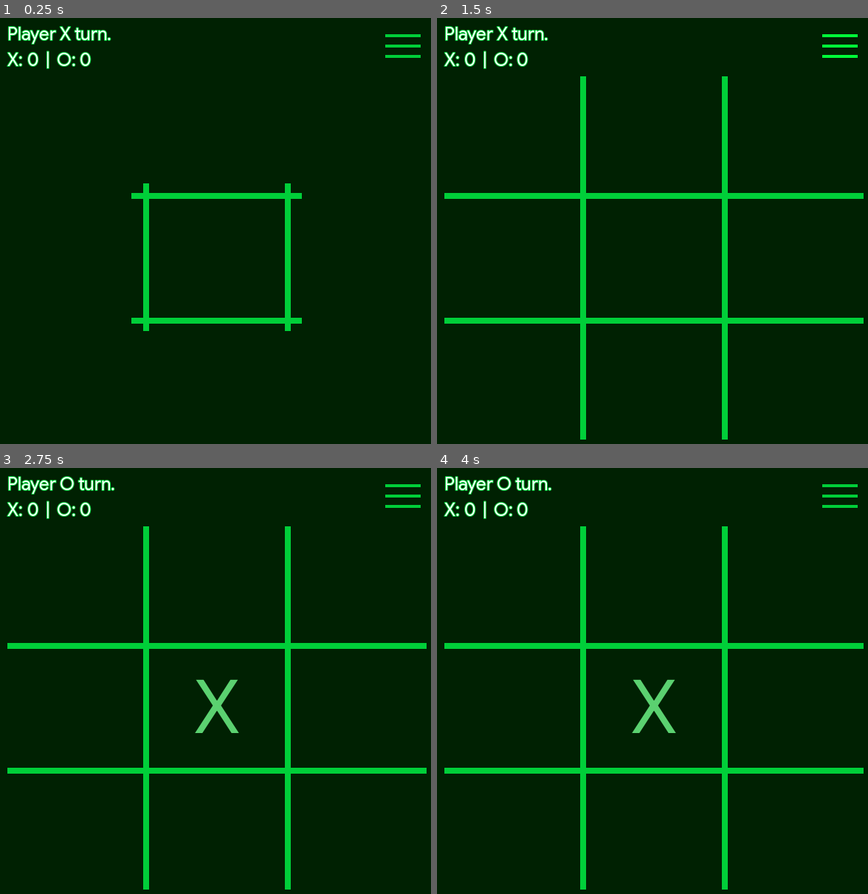
Above: before the commit, frames 1-4 (two rows, left to right).
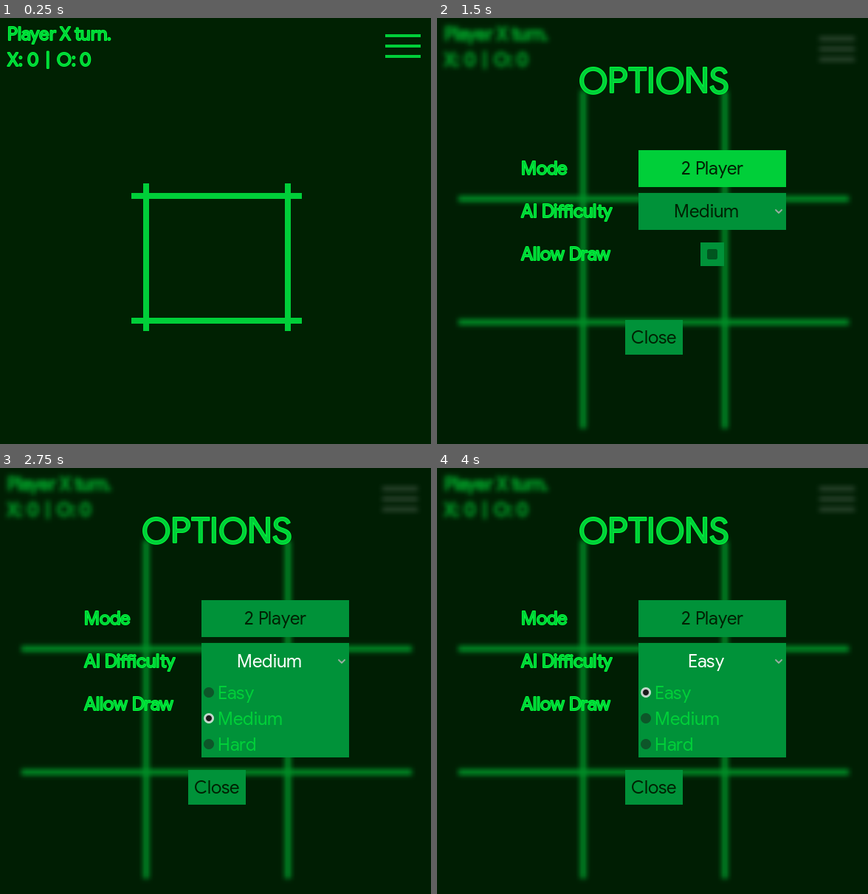
Above: after the commit, the same moments.

Repository: kevincabanilla/tic-tac-toe
Game: Godot game, scene res://scenes/main/main.tscn
Same seed, same stepped clock (60 frames per second), same inputs: the game is played once before the commit and once after it.
Inputs (mouse positions are in pixels of both pictures, inside the frame that each line leads up to; where the layout moved, square brackets give the same spot in the first picture):
- Up to frame 1 (0.25 s): no input
- Up to frame 2 (1.5 s): click (837, 47) at 0.52 s; click (712, 167) [837, 47] at 1.25 s
- Up to frame 3 (2.75 s): click (275, 659) at 2 s, where only the run after the commit has a clickable "Medium"
- Up to frame 4 (4 s): click (712, 702) at 2.77 s; click (712, 659) at 3.5 s, where only the run after the commit has a clickable "Easy"

The runs differ from the first frame. In frame 1, 0.7% of the frame differs, in the area x 1-26%, y 1-12%; in frame 2, 17%; in frame 3, 23%, in the area x 1-99%, y 1-99%; in frame 4, 23%.

Commit message:
add options menu

Diff:
--- a/resources/theme/default_theme.tres
+++ b/resources/theme/default_theme.tres
@@ -1,4 +1,24 @@
 [gd_resource type="Theme" format=3 uid="uid://bctcy3srhnubg"]
+
+[sub_resource type="StyleBoxFlat" id="StyleBoxFlat_s0vld"]
+content_margin_left = 8.0
+content_margin_top = 8.0
+content_margin_right = 8.0
+content_margin_bottom = 8.0
+bg_color = Color(0, 0.8117647, 0.22352941, 1)
+
+[sub_resource type="StyleBoxFlat" id="StyleBoxFlat_51kgw"]
+content_margin_left = 8.0
+content_margin_top = 8.0
+content_margin_right = 8.0
+content_margin_bottom = 8.0
+bg_color = Color(0, 0.57254905, 0.22352941, 1)
+
+[sub_resource type="StyleBoxFlat" id="StyleBoxFlat_0brrd"]
+bg_color = Color(0, 0.57254905, 0.22352941, 1)
+
+[sub_resource type="StyleBoxFlat" id="StyleBoxFlat_71o3v"]
+bg_color = Color(0, 0.57254905, 0.22352941, 1)
 
 [sub_resource type="StyleBoxFlat" id="StyleBoxFlat_bi5eh"]
 bg_color = Color(0.6, 0.6, 0.6, 0)
@@ -12,8 +32,29 @@
 [sub_resource type="StyleBoxFlat" id="StyleBoxFlat_ltdrk"]
 bg_color = Color(0.6, 0.6, 0.6, 0)
 
+[sub_resource type="StyleBoxFlat" id="StyleBoxFlat_bblwh"]
+bg_color = Color(0, 0.8117647, 0.22352941, 1)
+
+[sub_resource type="StyleBoxFlat" id="StyleBoxFlat_immc1"]
+bg_color = Color(0, 0.57254905, 0.22352941, 1)
+
 [resource]
 default_font_size = 24
+Button/colors/font_color = Color(0, 0.12941177, 0.007843138, 1)
+Button/colors/font_hover_color = Color(0, 0.12941177, 0.007843138, 1)
+Button/colors/font_pressed_color = Color(0, 0.12941177, 0.007843138, 1)
+Button/font_sizes/font_size = 24
+Button/styles/focus = SubResource("StyleBoxFlat_s0vld")
+Button/styles/hover = SubResource("StyleBoxFlat_s0vld")
+Button/styles/normal = SubResource("StyleBoxFlat_51kgw")
+Button/styles/pressed = SubResource("StyleBoxFlat_51kgw")
+CheckBox/colors/checkbox_checked_color = Color(0, 1, 0.22352941, 1)
+CheckBox/colors/checkbox_unchecked_color = Color(0, 1, 0.22352941, 1)
+CheckBox/styles/focus = SubResource("StyleBoxFlat_0brrd")
+CheckBox/styles/hover = SubResource("StyleBoxFlat_0brrd")
+CheckBox/styles/hover_pressed = SubResource("StyleBoxFlat_0brrd")
+CheckBox/styles/normal = null
+CheckBox/styles/pressed = SubResource("StyleBoxFlat_71o3v")
 IconButton/base_type = &"Button"
 IconButton/colors/icon_focus_color = Color(0, 1, 0.22352941, 1)
 IconButton/colors/icon_hover_color = Color(0, 1, 0.22352941, 1)
@@ -23,11 +64,16 @@
 IconButton/styles/hover = SubResource("StyleBoxFlat_ixv33")
 IconButton/styles/normal = SubResource("StyleBoxFlat_k5ytv")
 IconButton/styles/pressed = SubResource("StyleBoxFlat_ltdrk")
-Label/colors/font_outline_color = Color(0, 0.8117647, 0.22352941, 1)
+Label/colors/font_color = Color(0, 0.8117647, 0.22352941, 1)
+Label/colors/font_outline_color = Color(0, 1, 0.22352941, 1)
 Label/constants/outline_size = 4
 OButton/base_type = &"Button"
 OButton/colors/font_color = Color(0.3529412, 0.75686276, 0.96862745, 1)
 OButton/colors/font_disabled_color = Color(0.3529412, 0.75686276, 0.96862745, 1)
+PopupMenu/colors/font_color = Color(0, 0.8117647, 0.22352941, 1)
+PopupMenu/colors/font_hover_color = Color(0, 0.12941177, 0.007843138, 1)
+PopupMenu/styles/hover = SubResource("StyleBoxFlat_bblwh")
+PopupMenu/styles/panel = SubResource("StyleBoxFlat_immc1")
 XButton/base_type = &"Button"
 XButton/colors/font_color = Color(0.35686275, 0.81960785, 0.4392157, 1)
 XButton/colors/font_disabled_color = Color(0.35686275, 0.81960785, 0.4392157, 1)
--- a/scenes/autoload/game_events/game_events.gd
+++ b/scenes/autoload/game_events/game_events.gd
@@ -1,4 +1,5 @@
 extends Node
 
+signal open_options_menu()
 signal game_over(winner: Enums.Player)
 signal game_draw()
--- a/scenes/main/main.gd
+++ b/scenes/main/main.gd
@@ -5,8 +5,11 @@
 @onready var game_manager: GameManager = $GameManager
 @onready var game_ui: GameUi = $GameUi
 
+var options_menu_scene = preload("res://scenes/ui/options_menu/options_menu.tscn")
+
 
 func _ready() -> void:
+	GameEvents.open_options_menu.connect(_on_game_events_open_options_menu)
 	GameEvents.game_over.connect(_on_game_events_game_over)
 	GameEvents.game_draw.connect(_on_game_events_game_draw)
 
@@ -41,3 +44,10 @@
 func _on_end_screen_restart() -> void:
 	game_manager.initialize()
 	game_ui.restart()
+
+
+func _on_game_events_open_options_menu() -> void:
+	game_ui.blur()
+	var options_menu: OptionsMenu = options_menu_scene.instantiate()
+	options_menu.close.connect(game_ui.unblur)
+	add_child(options_menu)
--- a/scenes/ui/end_screen/end_screen.tscn
+++ b/scenes/ui/end_screen/end_screen.tscn
@@ -4,6 +4,7 @@
 [ext_resource type="PackedScene" uid="uid://dd7p321ytiu8f" path="res://scenes/game_objects/game_over_message/game_over_message.tscn" id="2_tup5k"]
 
 [node name="EndScreen" type="MarginContainer" unique_id=1763147287]
+process_mode = 3
 z_index = 1
 anchors_preset = 15
 anchor_right = 1.0
--- a/scenes/ui/game_ui/game_ui.gd
+++ b/scenes/ui/game_ui/game_ui.gd
@@ -59,11 +59,13 @@
 
 
 func blur() -> void:
+	ui_controls.enable(false)
 	animation_player.play("blur")
 	#await animation_player.animation_finished
 
 
 func unblur() -> void:
+	ui_controls.enable(true)
 	animation_player.play_backwards("blur")
 
 
--- a/scenes/ui/game_ui/game_ui.tscn
+++ b/scenes/ui/game_ui/game_ui.tscn
@@ -174,15 +174,18 @@
 [node name="Btn3" parent="PanelContainer/MarginContainer/VBoxContainer/PanelContainer/GridContainer" unique_id=860498333 instance=ExtResource("1_c63vp")]
 unique_name_in_owner = true
 layout_mode = 2
+theme_type_variation = &"XButton"
 text = "X"
 
 [node name="Btn4" parent="PanelContainer/MarginContainer/VBoxContainer/PanelContainer/GridContainer" unique_id=2050150312 instance=ExtResource("1_c63vp")]
 unique_name_in_owner = true
 layout_mode = 2
+theme_type_variation = &"OButton"
 
 [node name="Btn5" parent="PanelContainer/MarginContainer/VBoxContainer/PanelContainer/GridContainer" unique_id=105690544 instance=ExtResource("1_c63vp")]
 unique_name_in_owner = true
 layout_mode = 2
+theme_type_variation = &"XButton"
 text = "X"
 
 [node name="Btn6" parent="PanelContainer/MarginContainer/VBoxContainer/PanelContainer/GridContainer" unique_id=308798299 instance=ExtResource("1_c63vp")]
--- /dev/null
+++ b/scenes/ui/options_menu/options_menu.gd
@@ -0,0 +1,14 @@
+class_name OptionsMenu extends CanvasLayer
+
+signal close
+
+@onready var close_button: Button = %CloseButton
+
+
+func _ready() -> void:
+	close_button.pressed.connect(_on_close_button_pressed)
+
+
+func _on_close_button_pressed() -> void:
+	close.emit()
+	queue_free()
--- /dev/null
+++ b/scenes/ui/options_menu/options_menu.tscn
@@ -0,0 +1,93 @@
+[gd_scene format=3 uid="uid://bnqvkh10wknku"]
+
+[ext_resource type="Script" uid="uid://cfxj0r4mnobrg" path="res://scenes/ui/options_menu/options_menu.gd" id="1_7iv5r"]
+
+[node name="OptionsMenu" type="CanvasLayer" unique_id=1717228249]
+script = ExtResource("1_7iv5r")
+
+[node name="Panel" type="Panel" parent="." unique_id=1269216498]
+self_modulate = Color(0, 1, 0.22352941, 0.5882353)
+anchors_preset = 15
+anchor_right = 1.0
+anchor_bottom = 1.0
+grow_horizontal = 2
+grow_vertical = 2
+
+[node name="MarginContainer" type="MarginContainer" parent="." unique_id=2054506126]
+anchors_preset = 15
+anchor_right = 1.0
+anchor_bottom = 1.0
+grow_horizontal = 2
+grow_vertical = 2
+theme_override_constants/margin_left = 64
+theme_override_constants/margin_top = 64
+theme_override_constants/margin_right = 64
+theme_override_constants/margin_bottom = 64
+
+[node name="VBoxContainer" type="VBoxContainer" parent="MarginContainer" unique_id=1457058895]
+layout_mode = 2
+theme_override_constants/separation = 64
+
+[node name="Label" type="Label" parent="MarginContainer/VBoxContainer" unique_id=911601224]
+layout_mode = 2
+theme_override_font_sizes/font_size = 48
+text = "OPTIONS"
+horizontal_alignment = 1
+
+[node name="GridContainer" type="GridContainer" parent="MarginContainer/VBoxContainer" unique_id=1068121388]
+layout_mode = 2
+size_flags_horizontal = 4
+theme_override_constants/h_separation = 36
+theme_override_constants/v_separation = 8
+columns = 2
+
+[node name="Label" type="Label" parent="MarginContainer/VBoxContainer/GridContainer" unique_id=1104636275]
+custom_minimum_size = Vector2(0, 50)
+layout_mode = 2
+theme_override_font_sizes/font_size = 24
+text = "Mode"
+vertical_alignment = 1
+
+[node name="Button" type="Button" parent="MarginContainer/VBoxContainer/GridContainer" unique_id=164689854]
+custom_minimum_size = Vector2(200, 0)
+layout_mode = 2
+size_flags_horizontal = 3
+theme_override_font_sizes/font_size = 24
+text = "2 Player"
+
+[node name="Label2" type="Label" parent="MarginContainer/VBoxContainer/GridContainer" unique_id=1409272748]
+custom_minimum_size = Vector2(0, 50)
+layout_mode = 2
+theme_override_font_sizes/font_size = 24
+text = "AI Difficulty"
+vertical_alignment = 1
+
+[node name="OptionButton" type="OptionButton" parent="MarginContainer/VBoxContainer/GridContainer" unique_id=802530199]
+layout_mode = 2
+alignment = 1
+selected = 1
+item_count = 3
+popup/item_0/text = "Easy"
+popup/item_0/id = 0
+popup/item_1/text = "Medium"
+popup/item_1/id = 1
+popup/item_2/text = "Hard"
+popup/item_2/id = 2
+
+[node name="Label3" type="Label" parent="MarginContainer/VBoxContainer/GridContainer" unique_id=1621942812]
+custom_minimum_size = Vector2(0, 50)
+layout_mode = 2
+theme_override_font_sizes/font_size = 24
+text = "Allow Draw"
+vertical_alignment = 1
+
+[node name="CheckBox" type="CheckBox" parent="MarginContainer/VBoxContainer/GridContainer" unique_id=1049896635]
+layout_mode = 2
+size_flags_horizontal = 4
+size_flags_vertical = 4
+
+[node name="CloseButton" type="Button" parent="MarginContainer/VBoxContainer" unique_id=164963784]
+unique_name_in_owner = true
+layout_mode = 2
+size_flags_horizontal = 4
+text = "Close"
--- a/scenes/ui/ui_controls/ui_controls.gd
+++ b/scenes/ui/ui_controls/ui_controls.gd
@@ -17,5 +17,13 @@
 	%TurnLabel.text = "Player %s turn." % ("X" if player == Enums.Player.X else "O")
 
 
+func enable(is_enabled: bool) -> void:
+	%MenuButton.disabled = !is_enabled
+
+
 func _on_player_score_updated(player: Enums.Player, new_score: int) -> void:
 	update_score(player, new_score)
+
+
+func _on_menu_button_pressed() -> void:
+	GameEvents.open_options_menu.emit()
--- a/scenes/ui/ui_controls/ui_controls.tscn
+++ b/scenes/ui/ui_controls/ui_controls.tscn
@@ -42,8 +42,12 @@
 size_flags_horizontal = 3
 alignment = 2
 
-[node name="Button" type="Button" parent="HFlowContainer" unique_id=2065730331]
+[node name="MenuButton" type="Button" parent="HFlowContainer" unique_id=2065730331]
+unique_name_in_owner = true
 custom_minimum_size = Vector2(64, 64)
 layout_mode = 2
 theme_type_variation = &"IconButton"
 theme_override_icons/icon = ExtResource("2_wm3o0")
+flat = true
+
+[connection signal="pressed" from="HFlowContainer/MenuButton" to="." method="_on_menu_button_pressed"]
Not shown, added: scenes/ui/options_menu/options_menu.gd.uid
